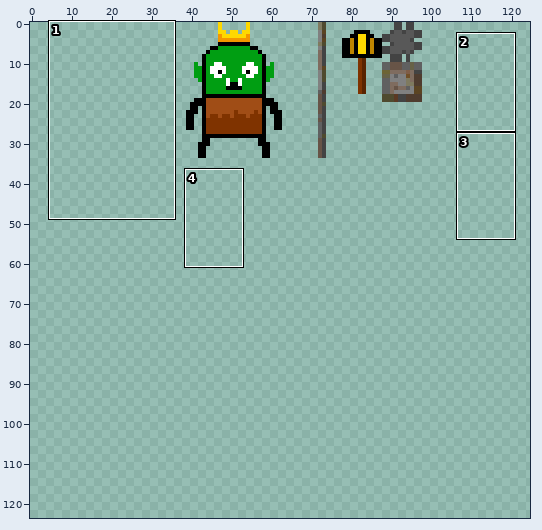
Edited in one commit: sprite sheet (epicadventure/images/solidobject-sheet0.png). The first picture is a wide view before the edit; the outline marks the close-up.
Close-up. The starting point:
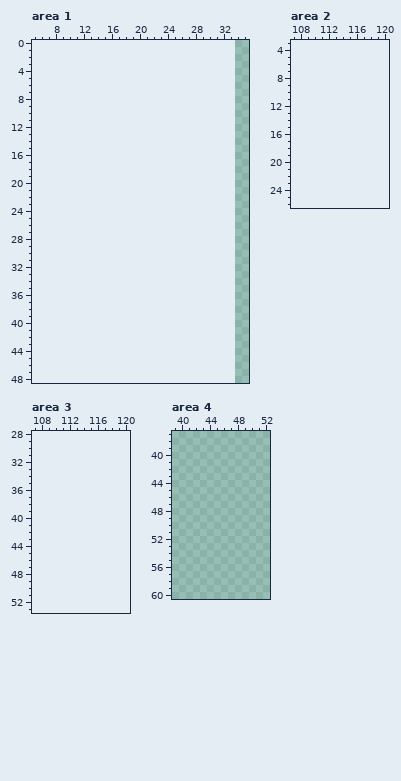
The file is 64x64 pixels. Colours within 5 levels of each other are drawn and written as one. Shown: area 1: x 5..35, y 0..48; area 2: x 107..120, y 3..26; area 3: x 107..120, y 28..53; area 4: x 39..52, y 37..60. The old version is drawn lined up with the new one, on the new canvas. The wide view leaves out empty margins. The commit also changed other parts of the picture, which this record leaves out.
Palette (. is transparent): 
The result:
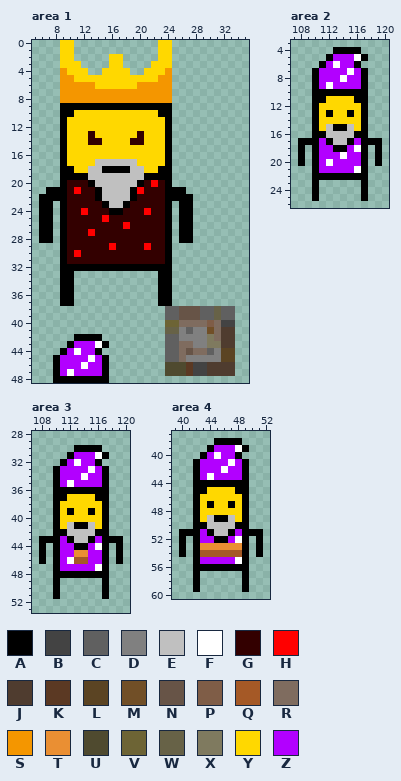
Colours new in this view: A #000000  B #434343  C #606060  D #808080  E #c0c0c0  F #ffffff  G #330000  H #ff0000  J #4f3c2f  K #5b3923  L #5b4423  M #714f27  N #675447  P #7f5d47  Q #a55926  R #7f6c5f  S #f49600  T #ea8f33  U #4f4a2f  V #6d6435  W #676247  X #7f7a5f  Y #ffd800  Z #b200ff
Difference:
canvas 64x64 -> 128x128, the old top-left corner now at 34,0
Changed rows in their new state; - is an unchanged pixel.
Area 1:
first column x 6:
 0 ---YY------------YY---------
 1 ---YY------------YY---------
 2 ---YY-----YY-----YY---------
 3 ---YYY----YY----YYY---------
 4 ---SYYY--YYYY--YYYS---------
 5 ---SSYYYYYYYYYYYYSS---------
 6 ---SSSSSYYYYYYSSSSS---------
 7 ---SSSSSSSSSSSSSSSS---------
 8 ---SSSSSSSSSSSSSSSS---------
 9 ---AAAAAAAAAAAAAAAA---------
10 ---AAYYYYYYYYYYYYAA---------
11 ---AYYYYYYYYYYYYYYA---------
12 ---AYYYYYYYYYYYYYYA---------
13 ---AYYYGYYYYYYGYYYA---------
14 ---AYYYGGYYYYGGYYYA---------
15 ---AYYYYYYYYYYYYYYA---------
16 ---AYYYYYYYYYYYYYYA---------
17 ---AYYYYEEEEEEYYYYA---------
18 ---AAYYEEAAAAEEYYAA---------
19 ---AAAAEEEEEEEEAAAA---------
20 ---AGGGAEEEEEEAGHGA---------
21 -AAAGHGGAEEEEAHGGGAAA-------
22 AAAAGGGGAEEEEAGGGGAAAA------
23 AA-AGGGGGAEEAGGGGGA-AA------
24 AA-AGGHGGGAAGGGHGGA-AA------
25 AA-AGGGGGHGGGGGGGGA-AA------
26 AA-AGGGGGGGGHGGGGGA-AA------
27 AA-AGGGHGGGGGGGGGGA-AA------
28 AA-AGGGGGGGGGGGGGGA-AA------
29 ---AGGGGGGHGGGGHGGA---------
30 ---AGHGGGGGGGGGGGGA---------
31 ---AGGGGGGGGGGGGGGA---------
32 ---AAAAAAAAAAAAAAAA---------
33 ---AA------------AA---------
34 ---AA------------AA---------
35 ---AA------------AA---------
36 ---AA------------AA---------
37 ---AA------------AA---------
38 ------------------CCNNNCCWCC
39 ------------------CCNNNCCWCC
40 ------------------VVRRRRPRBB
41 ------------------WWDCDDMRJJ
42 -----AAAA---------CCDDDDXRJJ
43 ----AZZZFA--------CCRRDDXXJJ
44 ---AZFZZA---------CCRNRRCDLL
45 --AZZZZFZA--------CCRDDDDDLL
46 --AZZZFZZA--------UUUKBBJJJJ
47 --AZFZZZZA--------UUUKBBJJJJ
48 --AAAAAAAA------------------
Area 2:
first column x 108:
 4 -----AAAA---
 5 ----AZZZFA--
 6 ---AZFZZA---
 7 --AZZZZFZA--
 8 --AZZZFZZA--
 9 --AZFZZZZA--
10 --AAAAAAAA--
11 --AAYYYYAA--
12 --AYYYYYYA--
13 --AYAYYAYA--
14 --AYYYYYYA--
15 --AYEAAEYA--
16 --AAEEEEAA--
17 AAAZAEEAZAAA
18 A-AZZAAZFA-A
19 A-AZZZFZZA-A
20 A-AZFZZZZA-A
21 --AZZZZZFA--
22 --AAAAAAAA--
23 --A------A--
24 --A------A--
25 --A------A--
Area 3:
first column x 108:
30 -----AAAA---
31 ----AZZZFA--
32 ---AZFZZA---
33 --AZZZZFZA--
34 --AZZZFZZA--
35 --AZFZZZZA--
36 --AAAAAAAA--
37 --AAYYYYAA--
38 --AYYYYYYA--
39 --AYAYYAYA--
40 --AYYYYYYA--
41 --AYEAAEYA--
42 --AAEEEEAA--
43 AAAZAEEAZAAA
44 A-AZZAAZFA-A
45 A-AZZTTZZA-A
46 A-AZFQQZZA-A
47 --AZZZZZFA--
48 --AAAAAAAA--
49 --A------A--
50 --A------A--
51 --A------A--
Area 4:
first column x 40:
38 -----AAAA---
39 ----AZZZFA--
40 ---AZFZZA---
41 --AZZZZFZA--
42 --AZZZFZZA--
43 --AZFZZZZA--
44 --AAAAAAAA--
45 --AAYYYYAA--
46 --AYYYYYYA--
47 --AYAYYAYA--
48 --AYYYYYYA--
49 --AYEAAEYA--
50 --AAEEEEAA--
51 AAAZAEEAZAAA
52 A-AZZAAZFA-A
53 A-ATTTTTTA-A
54 A-AQQQQQQA-A
55 --AZZZZZFA--
56 --AAAAAAAA--
57 --A------A--
58 --A------A--
59 --A------A--
Changed places in both close-ups, as pixel boxes (x1, y1, x2, y2):
added: (39, 40, 235, 383)
added: (298, 47, 382, 201)
added: (39, 445, 123, 599)
added: (179, 438, 263, 592)
